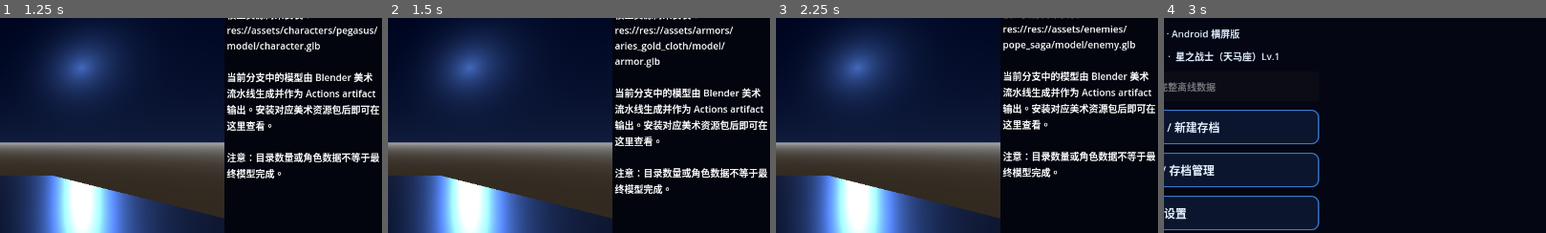
Above: before the commit, frames 1-4 (left to right).
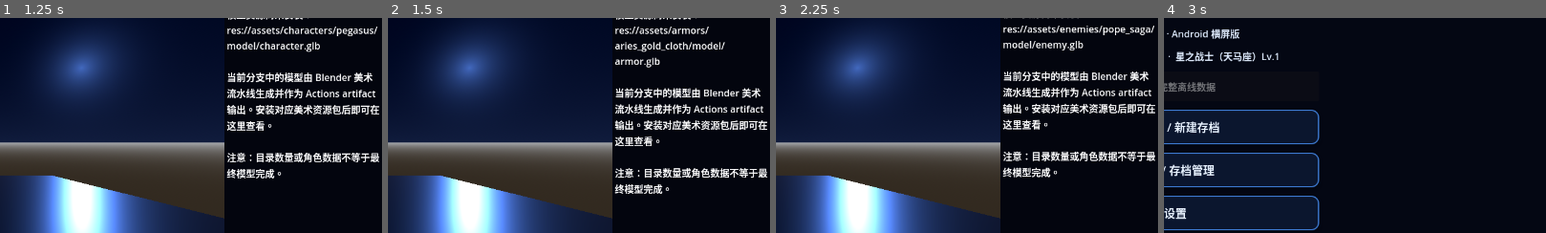
Above: after the commit, the same moments.

Repository: Qazwesrd/Saint-Seiya-Universe-War
Game: Godot game, scene res://scenes/art_gallery.tscn
The game is run twice, just before and just after one commit, with the same random seed, the same clock (stepped at 60 frames per second) and the same inputs. This scene is started directly instead of the project's main scene.
Inputs:
- Up to frame 1 (1.25 s): click "人物" at 0.5 s
- Up to frame 2 (1.5 s): click "圣衣" at 1.25 s
- Up to frame 3 (2.25 s): click "BOSS" at 2 s
- Up to frame 4 (3 s): click "返回" at 2.75 s
The pictures show only the part of the screen within x 50-100%, y 24-74%; the shares and areas given below are measured in that part.

Frame 1 is identical in both runs. In frame 2, 0.5% of the frame differs, in the area x 65-91%, y 4-8%; in frame 3, 1.5%, in the area x 59-99%, y 3-16%; in frame 4, nothing differs.

Commit message:
fix: remove unresolved generated asset literals from static resource scan

Diff:
--- a/game/scripts/art_gallery.gd
+++ b/game/scripts/art_gallery.gd
@@ -5,21 +5,21 @@
 const ITEMS := {
 	"人物": [
 		{"id": "pegasus", "name": "天马座人物原型", "path": "assets/characters/pegasus/model/character.glb"},
-		{"id": "dragon", "name": "天龙座人物原型", "path": "res://assets/characters/dragon/model/character.glb"},
-		{"id": "cygnus", "name": "天鹅座人物原型", "path": "res://assets/characters/cygnus/model/character.glb"},
-		{"id": "phoenix", "name": "凤凰座人物原型", "path": "res://assets/characters/phoenix/model/character.glb"}
+		{"id": "dragon", "name": "天龙座人物原型", "path": "assets/characters/dragon/model/character.glb"},
+		{"id": "cygnus", "name": "天鹅座人物原型", "path": "assets/characters/cygnus/model/character.glb"},
+		{"id": "phoenix", "name": "凤凰座人物原型", "path": "assets/characters/phoenix/model/character.glb"}
 	],
 	"圣衣": [
-		{"id": "aries_gold_cloth", "name": "白羊座黄金圣衣", "path": "res://assets/armors/aries_gold_cloth/model/armor.glb"},
-		{"id": "taurus_gold_cloth", "name": "金牛座黄金圣衣", "path": "res://assets/armors/taurus_gold_cloth/model/armor.glb"},
-		{"id": "gemini_gold_cloth", "name": "双子座黄金圣衣", "path": "res://assets/armors/gemini_gold_cloth/model/armor.glb"},
-		{"id": "pegasus_bronze_cloth", "name": "天马座青铜圣衣", "path": "res://assets/armors/pegasus_bronze_cloth/model/armor.glb"}
+		{"id": "aries_gold_cloth", "name": "白羊座黄金圣衣", "path": "assets/armors/aries_gold_cloth/model/armor.glb"},
+		{"id": "taurus_gold_cloth", "name": "金牛座黄金圣衣", "path": "assets/armors/taurus_gold_cloth/model/armor.glb"},
+		{"id": "gemini_gold_cloth", "name": "双子座黄金圣衣", "path": "assets/armors/gemini_gold_cloth/model/armor.glb"},
+		{"id": "pegasus_bronze_cloth", "name": "天马座青铜圣衣", "path": "assets/armors/pegasus_bronze_cloth/model/armor.glb"}
 	],
 	"BOSS": [
-		{"id": "pope_saga", "name": "教皇撒加", "path": "res://assets/enemies/pope_saga/model/enemy.glb"},
-		{"id": "gold_taurus", "name": "金牛座阿鲁迪巴", "path": "res://assets/enemies/gold_taurus/model/enemy.glb"},
-		{"id": "god_warrior_thor", "name": "阿尔法星神斗士托尔", "path": "res://assets/enemies/god_warrior_thor/model/enemy.glb"},
-		{"id": "hades_emperor", "name": "冥王哈迪斯", "path": "res://assets/enemies/hades_emperor/model/enemy.glb"}
+		{"id": "pope_saga", "name": "教皇撒加", "path": "assets/enemies/pope_saga/model/enemy.glb"},
+		{"id": "gold_taurus", "name": "金牛座阿鲁迪巴", "path": "assets/enemies/gold_taurus/model/enemy.glb"},
+		{"id": "god_warrior_thor", "name": "阿尔法星神斗士托尔", "path": "assets/enemies/god_warrior_thor/model/enemy.glb"},
+		{"id": "hades_emperor", "name": "冥王哈迪斯", "path": "assets/enemies/hades_emperor/model/enemy.glb"}
 	],
 	"技能特效": [
 		{"id": "cosmos", "name": "小宇宙星辰", "element": "cosmos", "color": Color(0.35, 0.68, 1.0)},
